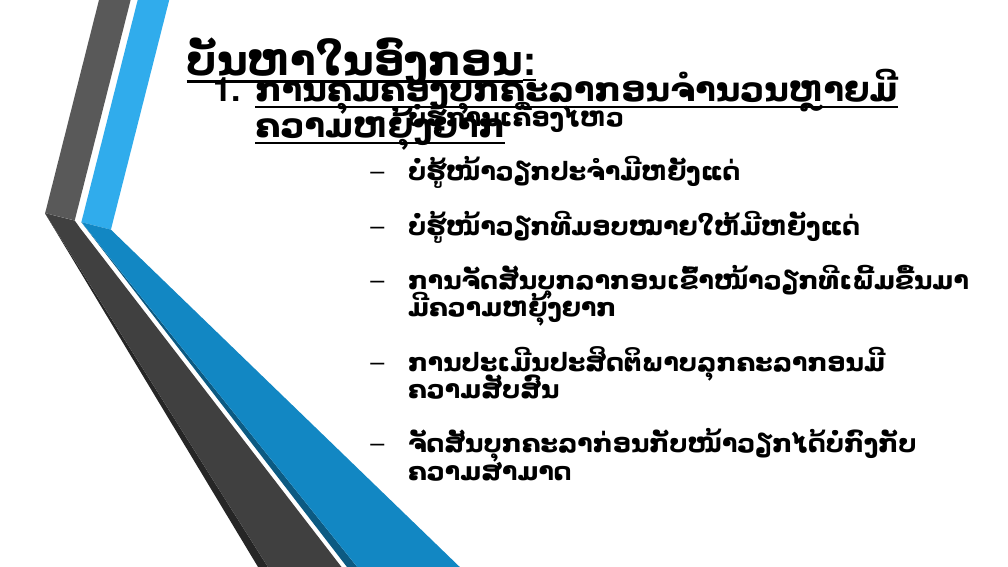
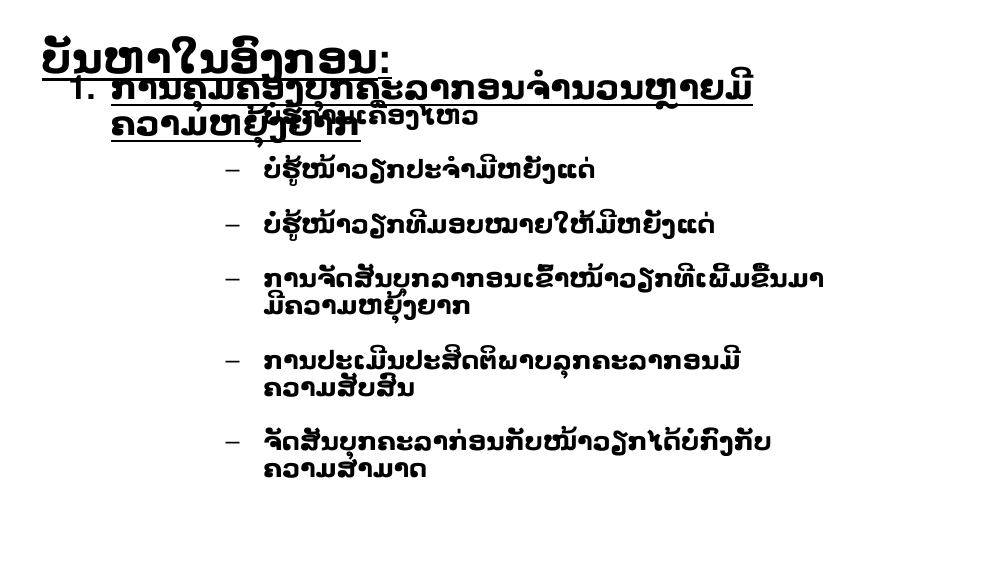
Before and after one commit to touy/taskmanager, a slide deck: slide 2 of ບົດພີເຊັ້ນ.pptx. Drawn at 1008x567 pixels with LibreOffice and Linux fonts; fonts in the diff are those of the drawing; background and template pictures are left out. Boxes give left, top, right and bottom in pixels: in the first picture for what was removed or moved away, otherwise in the second. Text is boxed around its words. In the diff, an @@ line names an element or a change of style, - is before the commit and + after.

```diff
--- a/ບົດພີເຊັ້ນ.pptx
+++ b/ບົດພີເຊັ້ນ.pptx
@@ 3 texts: place and size @@
-3 texts at box(187, 40, 969, 458)
+3 texts at box(42, 38, 824, 456)
@@ group removed at box(45, 0, 461, 567): 6 freeform shapes @@
@@ text at box(263, 266, 824, 320): spaces changed @@
-– ການຈັດສັນບຸກລາກອນເຂົ້າໜ້າວຽກທີເພີ້ມຂື້ນມາມີຄວາມຫຍຸ້ງຍາກ
+– ການຈັດສັນບຸກລາກອນເຂົ້າໜ້າວຽກທີເພີ້ມຂື້ນມາ ມີຄວາມຫຍຸ້ງຍາກ
```
Also in this commit, not shown: 3 other slides changed, 16 slides added.
